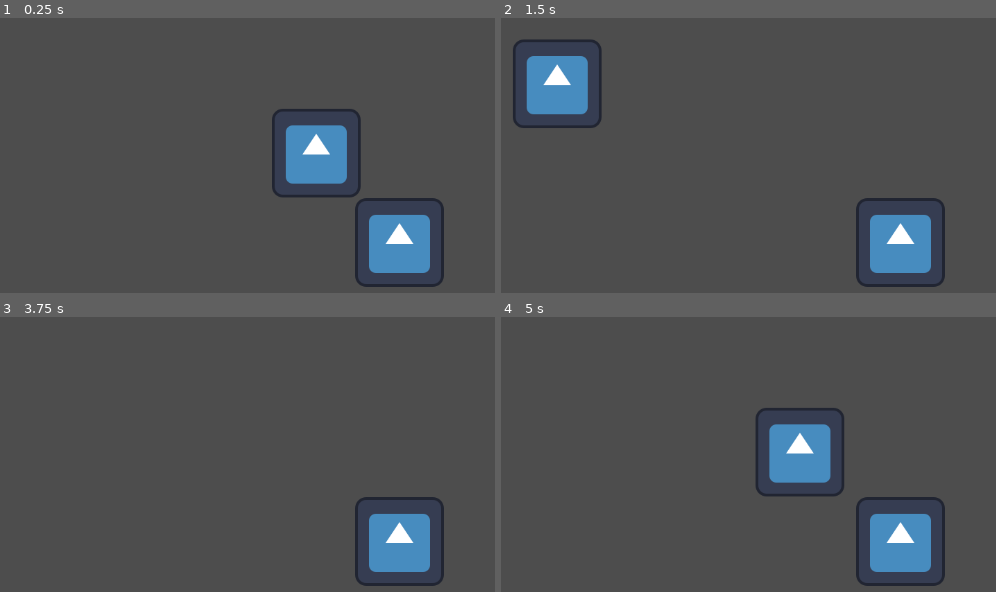
Above: before the commit, frames 1-4 (two rows, left to right).
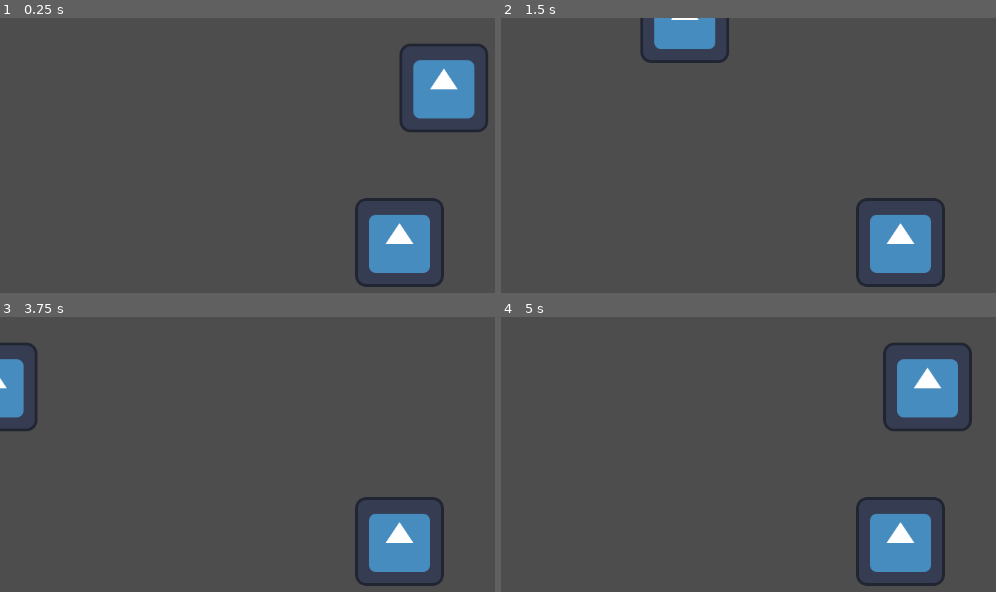
Above: after the commit, the same moments.

Repository: xPepen/Vampire_Survivor_Godot_SG_EC
Game: Godot game, scene res://Scenes/game.tscn
The game is run twice, just before and just after one commit, with the same random seed, the same clock (stepped at 60 frames per second) and the same inputs. The engine's default icon, where the game draws it, is replaced by a stand-in: a white triangle on a blue panel in a dark square.
Inputs:
- Up to frame 1 (0.25 s): no input
- Up to frame 2 (1.5 s): tap Enter at 0.5 s; hold D (IA_Right) 0.53-1.28 s; hold S (IA_Down) from 1.28 s (still down)
- Up to frame 3 (3.75 s): release S (IA_Down) at 2.03 s; hold D (IA_Right) 2.03-2.78 s; tap Space at 2.75 s; hold W (IA_UP) 2.78-3.53 s; tap Enter at 3.5 s; hold A (IA_Left) from 3.53 s (still down)
- Up to frame 4 (5 s): keep holding A (IA_Left)

The runs differ from the first frame. In frame 1, 6.7% of the frame differs, in the area x 54-99%, y 9-66%; in frame 2, 5.2%; in frame 3, 1.4%; in frame 4, 6.7%, in the area x 51-96%, y 9-66%.

Commit message:
Fix Bug
Fix :  were not controlling the correct sprite from the input still dont know why

Diff:
--- a/Scenes/Player.tscn
+++ b/Scenes/Player.tscn
@@ -11,10 +11,10 @@
 position = Vector2(1, 0)
 script = ExtResource("1_x0miq")
 
+[node name="Camera2D" type="Camera2D" parent="."]
+
 [node name="CollisionShape2D" type="CollisionShape2D" parent="."]
 shape = SubResource("CapsuleShape2D_ybtdx")
 
 [node name="Sprite2D" type="Sprite2D" parent="."]
 texture = ExtResource("1_pdme4")
-
-[node name="Camera2D" type="Camera2D" parent="."]
--- a/Scenes/game.tscn
+++ b/Scenes/game.tscn
@@ -5,9 +5,10 @@
 
 [node name="Game" type="Node2D"]
 
+[node name="Sprite2D" type="Sprite2D" parent="."]
+position = Vector2(184, -94)
+texture = ExtResource("3_y6e1v")
+
 [node name="Player" parent="." instance=ExtResource("1_16u2c")]
 position = Vector2(120, 129)
 Speed = 500.0
-
-[node name="Sprite2D" type="Sprite2D" parent="."]
-texture = ExtResource("3_y6e1v")
